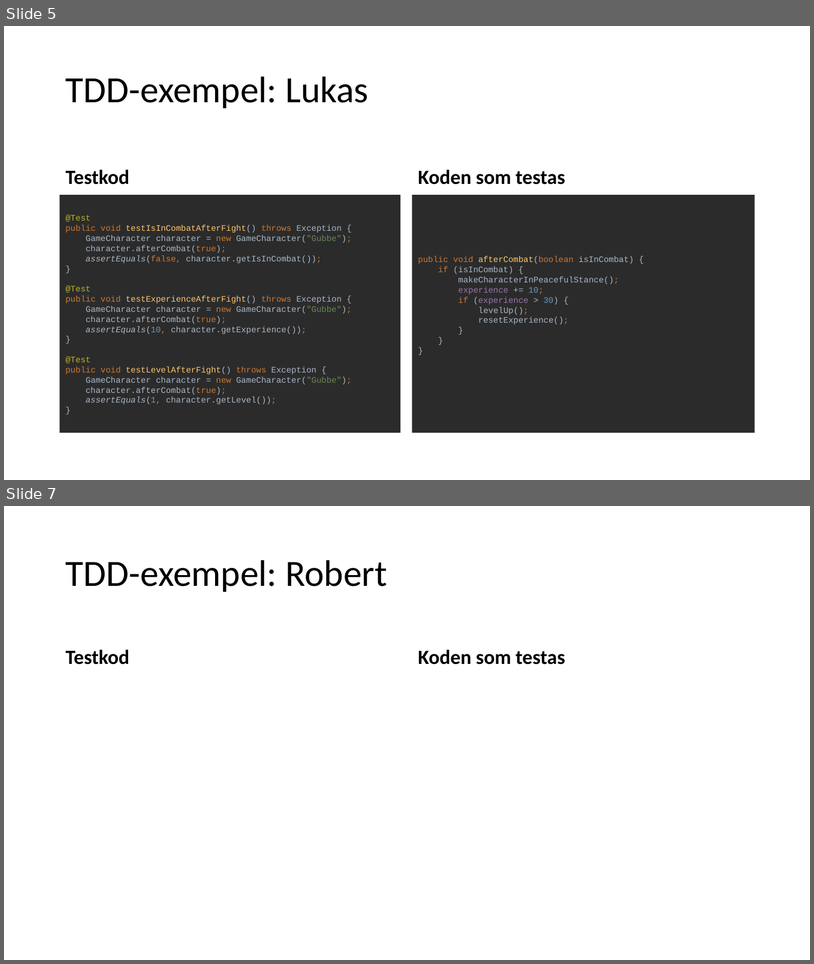
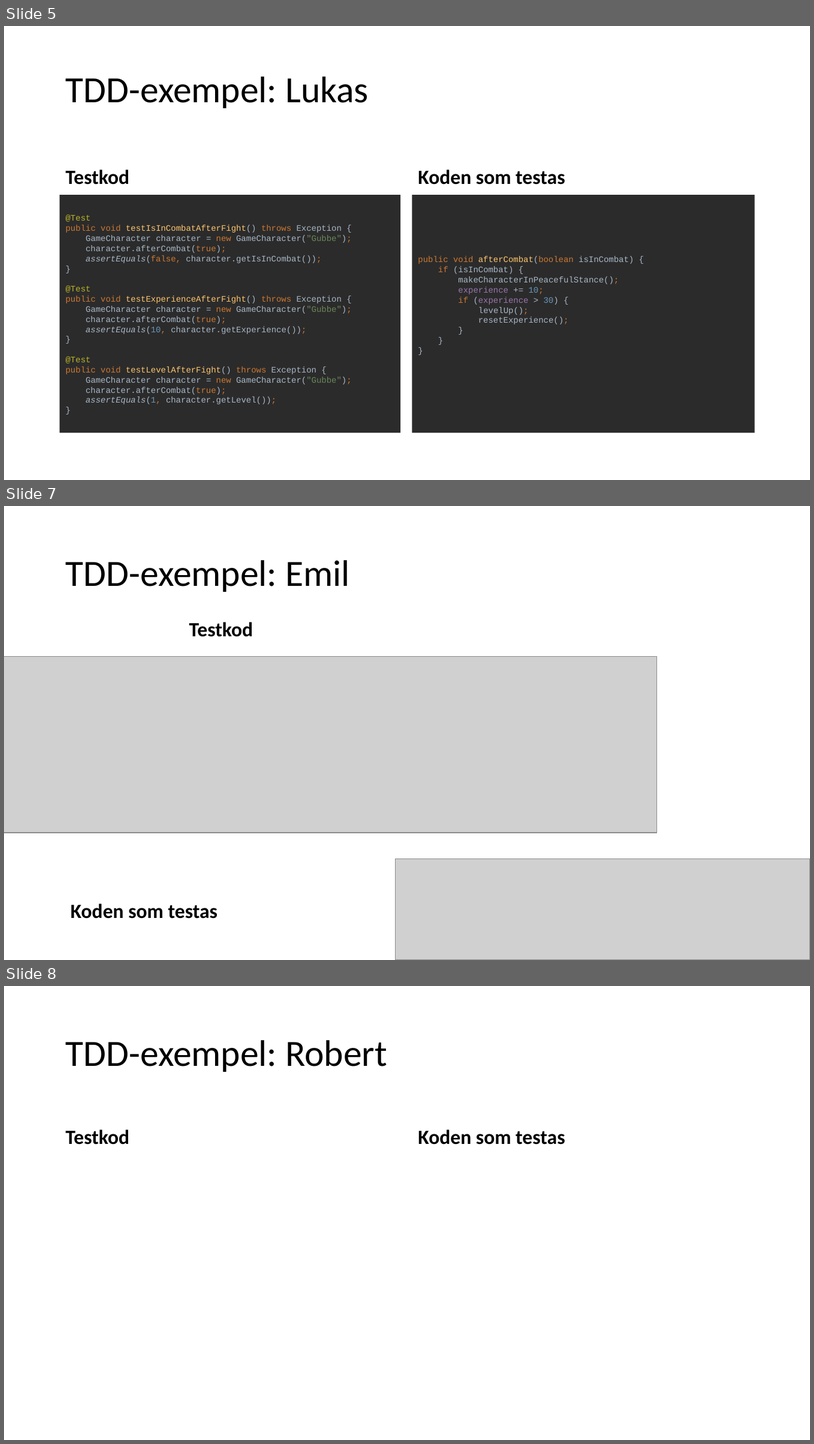
Before and after one commit to fyrtio2/projektINTE, a slide deck: 01 Dokumentation/slutredovisning.pptx. Shown one above the other, each under a label of ours: slides 5 and 7 before the commit, slides 5, 7 and 8 after it; the slides between them are not shown. The pictures are 814x964 and 814x1444 pixels, drawn with LibreOffice and Linux fonts; fonts in the diff are those of the drawing; grey boxes stand for pictures. Boxes give left, top, right and bottom in pixels: in the first picture for what was removed or moved away, otherwise in the second. Text is boxed around its words. In the diff, an @@ line names an element or a change of style, - is before the commit and + after.

```diff
--- a/01 Dokumentation/slutredovisning.pptx
+++ b/01 Dokumentation/slutredovisning.pptx
@@ slide 7 added at (x1=4, y1=506, x2=810, y2=960), background #FFFFFF @@
@@ title added at (x1=66, y1=560, x2=350, y2=592), 44 pt, text #000000 @@
+TDD-exempel: Emil
@@ text added at (x1=189, y1=622, x2=254, y2=637), 24 pt, text #000000, bold @@
+Testkod
@@ picture added at (x1=4, y1=656, x2=657, y2=832) @@
@@ picture added at (x1=396, y1=858, x2=810, y2=960) @@
@@ text added at (x1=71, y1=903, x2=218, y2=918), 24 pt, text #000000, bold @@
+Koden som testas
@@ what was slide 7 is now slide 8 @@
```
Also in this commit, not shown: 3 slides changed, 1 other slide added, 1 slide removed, 1 other file.
